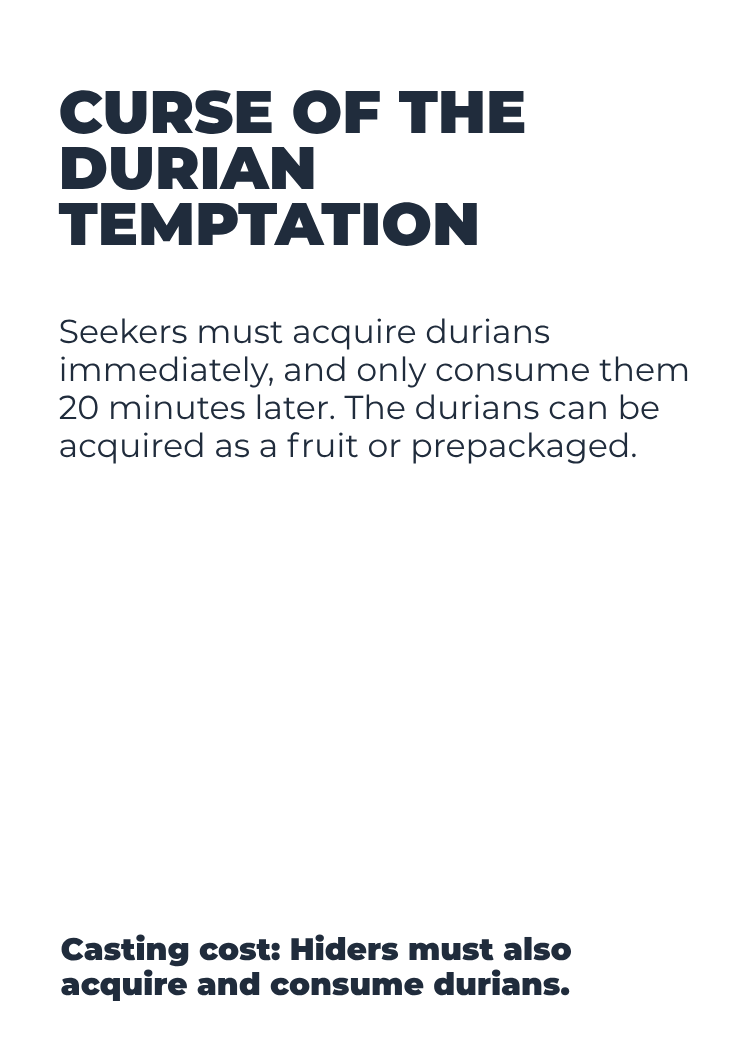
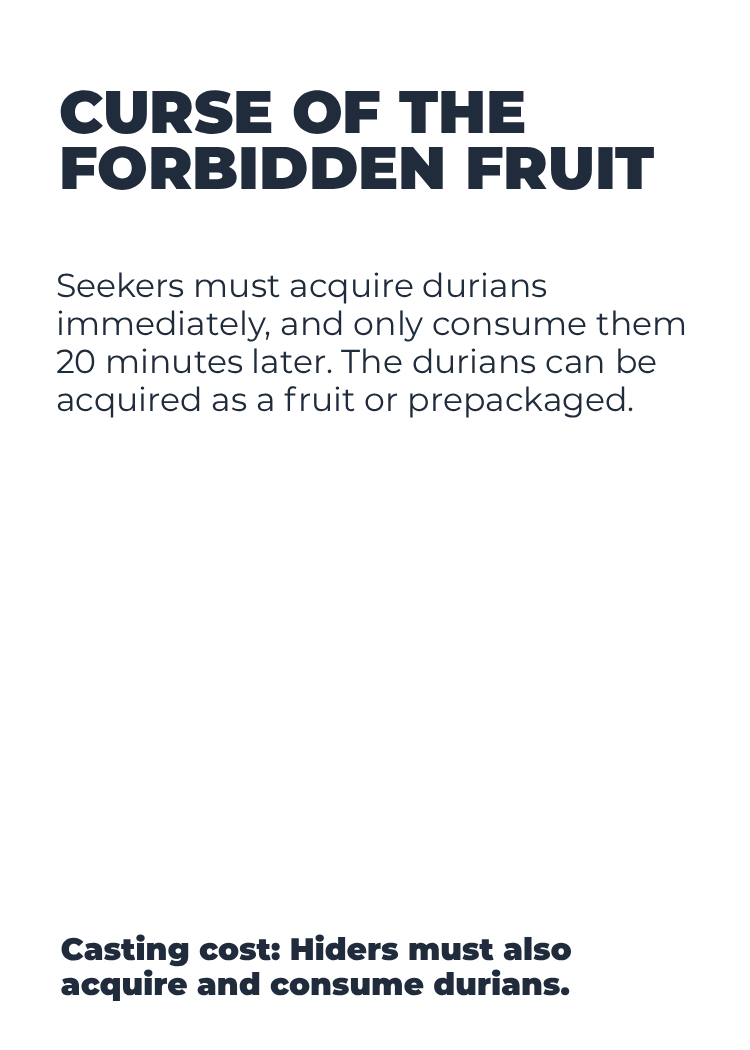
Layer changes from the first 750 × 1050 image to the second:
painted on "Seekers must acquire durians imm" over [56, 272, 688, 464]
renamed "CURSE OF THE DURIAN TEMPTATION" to "CURSE OF THE FORBIDDEN FRUIT", painted on it over [58, 90, 654, 246]
